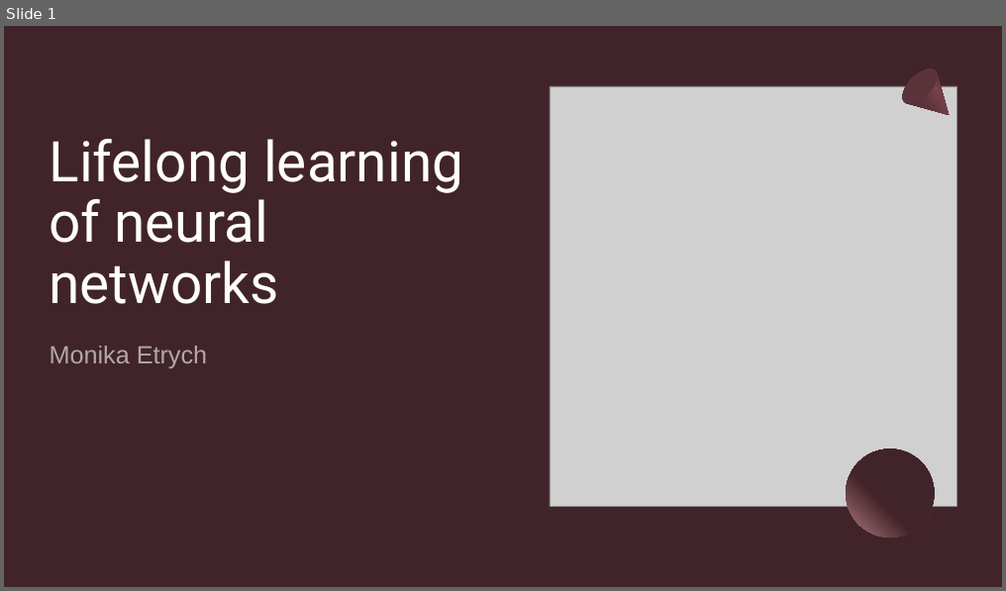
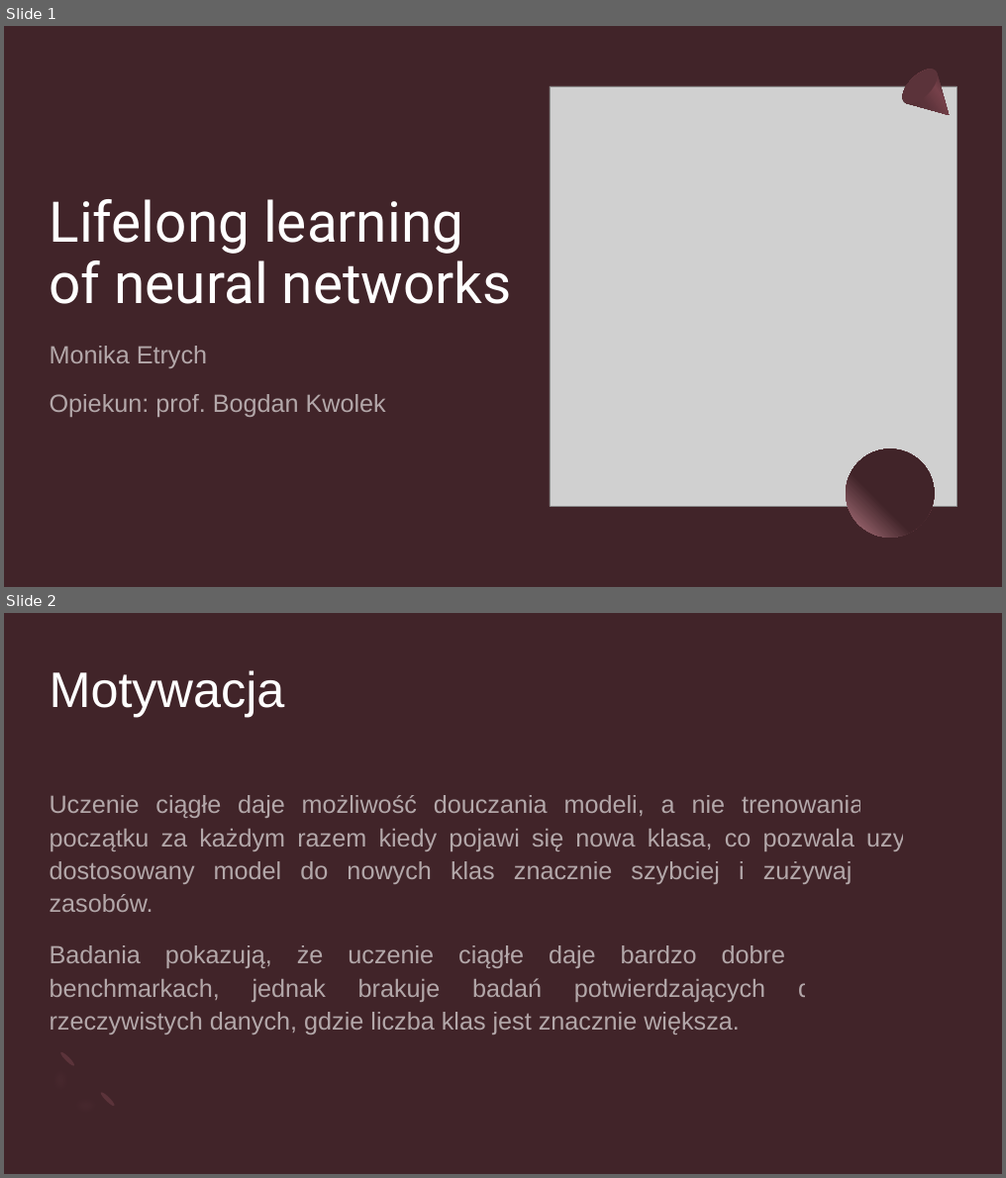
Before and after one commit to Mon4/lifelong-learning, a slide deck: pracownia/Etrych.pptx. Shown one above the other, each under a label of ours: slide 1 before the commit, slides 1 and 2 after it. The pictures are 1006x591 and 1006x1178 pixels, drawn with LibreOffice and Linux fonts; fonts in the diff are those of the drawing; grey boxes stand for pictures. Boxes give left, top, right and bottom in pixels: in the first picture for what was removed or moved away, otherwise in the second. Text is boxed around its words. In the diff, an @@ line names an element or a change of style, - is before the commit and + after.

```diff
--- a/pracownia/Etrych.pptx
+++ b/pracownia/Etrych.pptx
@@ slide 2 added at (x1=4, y1=613, x2=1002, y2=1174), background #412429 @@
@@ title added at (x1=50, y1=670, x2=285, y2=717), 48 pt, text #FFFFFF @@
+Motywacja
@@ text added at (x1=50, y1=795, x2=956, y2=1035), 24 pt, text #FFFFFF at 60% opacity @@
+Uczenie ciągłe daje możliwość douczania modeli, a nie trenowania ich od początku za każdym razem kiedy pojawi się nowa klasa, co pozwala uzyskać dostosowany model do nowych klas znacznie szybciej i zużywając mniej zasobów.
+Badania pokazują, że uczenie ciągłe daje bardzo dobre rezultaty na benchmarkach, jednak brakuje badań potwierdzających działanie na rzeczywistych danych, gdzie liczba klas jest znacznie większa.
@@ freeform shape added at (x1=34, y1=1049, x2=118, y2=1133), fill #B67B86 at 20% opacity @@
@@ ellipse added at (x1=59, y1=1051, x2=76, y2=1067), fill #5B333A @@
@@ ellipse added at (x1=99, y1=1091, x2=116, y2=1108), fill #5B333A @@
@@ slide 1 changed as well @@
@@ title "Lifelong learning of neural networks" rewrapped from (x1=50, y1=139, x2=463, y2=304) to (x1=50, y1=199, x2=512, y2=304) @@
@@ subtitle at (x1=50, y1=394, x2=386, y2=417): paragraph added @@
+Opiekun: prof. Bogdan Kwolek
```
Also in this commit, not shown: 3 other slides changed, 7 other slides added, 5 slides removed, 3 other files.
